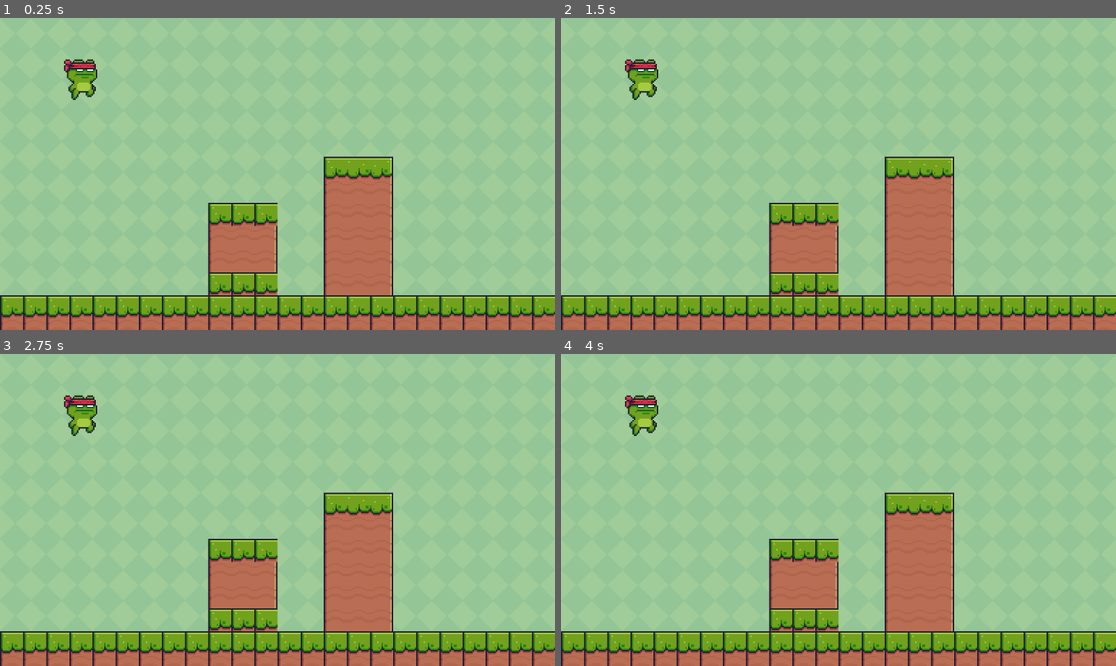
Above: before the commit, frames 1-4 (two rows, left to right).
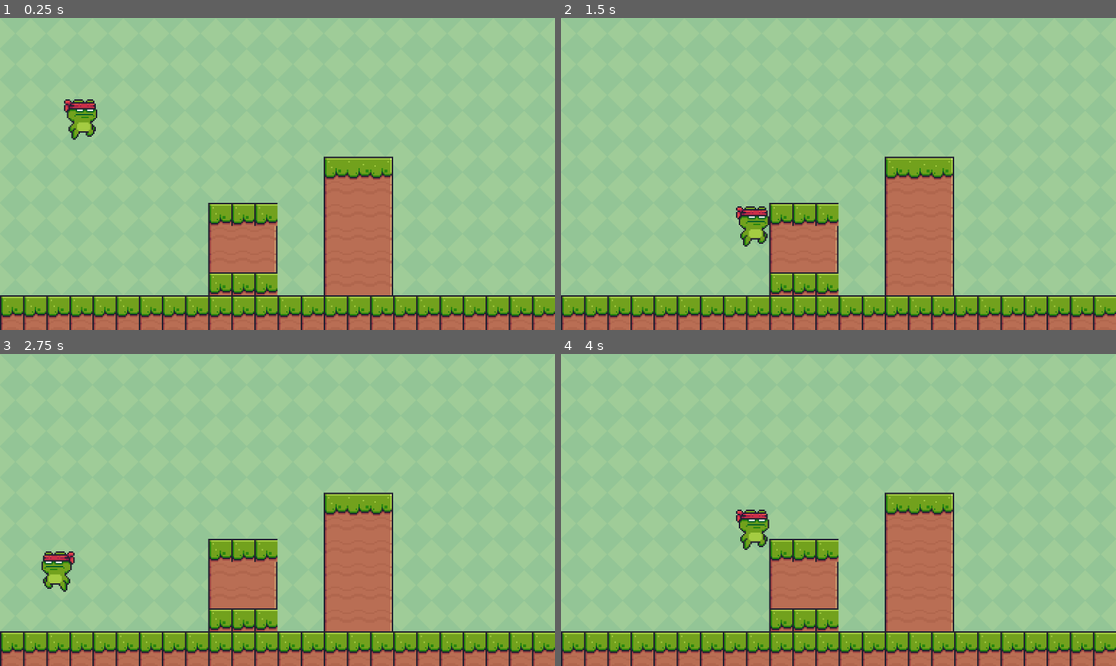
Above: after the commit, the same moments.

Repository: mrgolubeff/2D-Platformer-Game
Game: Godot game, scene res://scenes/main.tscn
The game is run twice, just before and just after one commit, with the same random seed, the same clock (stepped at 60 frames per second) and the same inputs. Before the commit the project has no main scene; this scene is started directly in both runs.
Inputs:
- Up to frame 1 (0.25 s): no input
- Up to frame 2 (1.5 s): tap Enter (ui_accept) at 0.5, 0.6, 0.77, 1.07, 1.35 s; hold Right (ui_right) from 0.53 s (still down)
- Up to frame 3 (2.75 s): tap Enter (ui_accept) at 1.52, 1.82, 2.1 s; release Right (ui_right) at 2.03 s; hold Left (ui_left) from 2.03 s (still down)
- Up to frame 4 (4 s): release Left (ui_left) at 2.78 s; hold Right (ui_right) from 2.78 s (still down); tap Enter (ui_accept) at 2.85, 3.02, 3.32, 3.6, 3.77 s

The runs differ from the first frame. In frame 1, 1.2% of the frame differs, in the area x 11-18%, y 13-40%; in frame 2, 1.2%; in frame 3, 1.2%, in the area x 7-18%, y 13-77%; in frame 4, 1.2%.

Commit message:
Add character movement and animations

Diff:
--- a/project.godot
+++ b/project.godot
@@ -11,8 +11,13 @@
 [application]
 
 config/name="2D Platformer Game"
+run/main_scene="res://scenes/main.tscn"
 config/features=PackedStringArray("4.2", "Mobile")
 config/icon="res://icon.svg"
+
+[physics]
+
+2d/default_gravity=2500.0
 
 [rendering]
 
--- a/scenes/main.tscn
+++ b/scenes/main.tscn
@@ -7,151 +7,452 @@
 [sub_resource type="TileSetAtlasSource" id="TileSetAtlasSource_pdvet"]
 texture = ExtResource("2_ftpgt")
 0:0/0 = 0
+0:0/0/physics_layer_0/linear_velocity = Vector2(0, 0)
+0:0/0/physics_layer_0/angular_velocity = 0.0
 1:0/0 = 0
+1:0/0/physics_layer_0/linear_velocity = Vector2(0, 0)
+1:0/0/physics_layer_0/angular_velocity = 0.0
 2:0/0 = 0
+2:0/0/physics_layer_0/linear_velocity = Vector2(0, 0)
+2:0/0/physics_layer_0/angular_velocity = 0.0
 3:0/0 = 0
+3:0/0/physics_layer_0/linear_velocity = Vector2(0, 0)
+3:0/0/physics_layer_0/angular_velocity = 0.0
 4:0/0 = 0
+4:0/0/physics_layer_0/linear_velocity = Vector2(0, 0)
+4:0/0/physics_layer_0/angular_velocity = 0.0
 6:0/0 = 0
+6:0/0/physics_layer_0/linear_velocity = Vector2(0, 0)
+6:0/0/physics_layer_0/angular_velocity = 0.0
+6:0/0/physics_layer_0/polygon_0/points = PackedVector2Array(-8, -8, 8, -8, 8, 8, -8, 8)
 7:0/0 = 0
+7:0/0/physics_layer_0/linear_velocity = Vector2(0, 0)
+7:0/0/physics_layer_0/angular_velocity = 0.0
+7:0/0/physics_layer_0/polygon_0/points = PackedVector2Array(-8, -8, 8, -8, 8, 8, -8, 8)
 8:0/0 = 0
+8:0/0/physics_layer_0/linear_velocity = Vector2(0, 0)
+8:0/0/physics_layer_0/angular_velocity = 0.0
+8:0/0/physics_layer_0/polygon_0/points = PackedVector2Array(-8, -8, 8, -8, 8, 8, -8, 8)
 9:0/0 = 0
+9:0/0/physics_layer_0/linear_velocity = Vector2(0, 0)
+9:0/0/physics_layer_0/angular_velocity = 0.0
 10:0/0 = 0
+10:0/0/physics_layer_0/linear_velocity = Vector2(0, 0)
+10:0/0/physics_layer_0/angular_velocity = 0.0
 12:0/0 = 0
+12:0/0/physics_layer_0/linear_velocity = Vector2(0, 0)
+12:0/0/physics_layer_0/angular_velocity = 0.0
 13:0/0 = 0
+13:0/0/physics_layer_0/linear_velocity = Vector2(0, 0)
+13:0/0/physics_layer_0/angular_velocity = 0.0
 14:0/0 = 0
+14:0/0/physics_layer_0/linear_velocity = Vector2(0, 0)
+14:0/0/physics_layer_0/angular_velocity = 0.0
 15:0/0 = 0
+15:0/0/physics_layer_0/linear_velocity = Vector2(0, 0)
+15:0/0/physics_layer_0/angular_velocity = 0.0
 17:0/0 = 0
+17:0/0/physics_layer_0/linear_velocity = Vector2(0, 0)
+17:0/0/physics_layer_0/angular_velocity = 0.0
 18:0/0 = 0
+18:0/0/physics_layer_0/linear_velocity = Vector2(0, 0)
+18:0/0/physics_layer_0/angular_velocity = 0.0
 19:0/0 = 0
+19:0/0/physics_layer_0/linear_velocity = Vector2(0, 0)
+19:0/0/physics_layer_0/angular_velocity = 0.0
 0:1/0 = 0
+0:1/0/physics_layer_0/linear_velocity = Vector2(0, 0)
+0:1/0/physics_layer_0/angular_velocity = 0.0
 1:1/0 = 0
+1:1/0/physics_layer_0/linear_velocity = Vector2(0, 0)
+1:1/0/physics_layer_0/angular_velocity = 0.0
 2:1/0 = 0
+2:1/0/physics_layer_0/linear_velocity = Vector2(0, 0)
+2:1/0/physics_layer_0/angular_velocity = 0.0
 3:1/0 = 0
+3:1/0/physics_layer_0/linear_velocity = Vector2(0, 0)
+3:1/0/physics_layer_0/angular_velocity = 0.0
 4:1/0 = 0
+4:1/0/physics_layer_0/linear_velocity = Vector2(0, 0)
+4:1/0/physics_layer_0/angular_velocity = 0.0
 6:1/0 = 0
+6:1/0/physics_layer_0/linear_velocity = Vector2(0, 0)
+6:1/0/physics_layer_0/angular_velocity = 0.0
+6:1/0/physics_layer_0/polygon_0/points = PackedVector2Array(-8, -8, 8, -8, 8, 8, -8, 8)
 7:1/0 = 0
+7:1/0/physics_layer_0/linear_velocity = Vector2(0, 0)
+7:1/0/physics_layer_0/angular_velocity = 0.0
+7:1/0/physics_layer_0/polygon_0/points = PackedVector2Array(-8, -8, 8, -8, 8, 8, -8, 8)
 8:1/0 = 0
+8:1/0/physics_layer_0/linear_velocity = Vector2(0, 0)
+8:1/0/physics_layer_0/angular_velocity = 0.0
+8:1/0/physics_layer_0/polygon_0/points = PackedVector2Array(-8, -8, 8, -8, 8, 8, -8, 8)
 9:1/0 = 0
+9:1/0/physics_layer_0/linear_velocity = Vector2(0, 0)
+9:1/0/physics_layer_0/angular_velocity = 0.0
 10:1/0 = 0
+10:1/0/physics_layer_0/linear_velocity = Vector2(0, 0)
+10:1/0/physics_layer_0/angular_velocity = 0.0
 12:1/0 = 0
+12:1/0/physics_layer_0/linear_velocity = Vector2(0, 0)
+12:1/0/physics_layer_0/angular_velocity = 0.0
 13:1/0 = 0
+13:1/0/physics_layer_0/linear_velocity = Vector2(0, 0)
+13:1/0/physics_layer_0/angular_velocity = 0.0
 14:1/0 = 0
+14:1/0/physics_layer_0/linear_velocity = Vector2(0, 0)
+14:1/0/physics_layer_0/angular_velocity = 0.0
 15:1/0 = 0
+15:1/0/physics_layer_0/linear_velocity = Vector2(0, 0)
+15:1/0/physics_layer_0/angular_velocity = 0.0
 17:1/0 = 0
+17:1/0/physics_layer_0/linear_velocity = Vector2(0, 0)
+17:1/0/physics_layer_0/angular_velocity = 0.0
+17:1/0/physics_layer_0/polygon_0/points = PackedVector2Array(-8, -8, 8, -8, 8, 8, -8, 8)
 18:1/0 = 0
+18:1/0/physics_layer_0/linear_velocity = Vector2(0, 0)
+18:1/0/physics_layer_0/angular_velocity = 0.0
+18:1/0/physics_layer_0/polygon_0/points = PackedVector2Array(-8, -8, 8, -8, 8, 8, -8, 8)
 19:1/0 = 0
+19:1/0/physics_layer_0/linear_velocity = Vector2(0, 0)
+19:1/0/physics_layer_0/angular_velocity = 0.0
+19:1/0/physics_layer_0/polygon_0/points = PackedVector2Array(-8, -8, 8, -8, 8, 8, -8, 8)
 0:2/0 = 0
+0:2/0/physics_layer_0/linear_velocity = Vector2(0, 0)
+0:2/0/physics_layer_0/angular_velocity = 0.0
 1:2/0 = 0
+1:2/0/physics_layer_0/linear_velocity = Vector2(0, 0)
+1:2/0/physics_layer_0/angular_velocity = 0.0
 2:2/0 = 0
+2:2/0/physics_layer_0/linear_velocity = Vector2(0, 0)
+2:2/0/physics_layer_0/angular_velocity = 0.0
 6:2/0 = 0
+6:2/0/physics_layer_0/linear_velocity = Vector2(0, 0)
+6:2/0/physics_layer_0/angular_velocity = 0.0
+6:2/0/physics_layer_0/polygon_0/points = PackedVector2Array(-8, -8, 8, -8, 8, 8, -8, 8)
 7:2/0 = 0
+7:2/0/physics_layer_0/linear_velocity = Vector2(0, 0)
+7:2/0/physics_layer_0/angular_velocity = 0.0
+7:2/0/physics_layer_0/polygon_0/points = PackedVector2Array(-8, -8, 8, -8, 8, 8, -8, 8)
 8:2/0 = 0
+8:2/0/physics_layer_0/linear_velocity = Vector2(0, 0)
+8:2/0/physics_layer_0/angular_velocity = 0.0
+8:2/0/physics_layer_0/polygon_0/points = PackedVector2Array(-8, -8, 8, -8, 8, 8, -8, 8)
 13:2/0 = 0
+13:2/0/physics_layer_0/linear_velocity = Vector2(0, 0)
+13:2/0/physics_layer_0/angular_velocity = 0.0
 14:2/0 = 0
+14:2/0/physics_layer_0/linear_velocity = Vector2(0, 0)
+14:2/0/physics_layer_0/angular_velocity = 0.0
 15:2/0 = 0
+15:2/0/physics_layer_0/linear_velocity = Vector2(0, 0)
+15:2/0/physics_layer_0/angular_velocity = 0.0
 17:2/0 = 0
+17:2/0/physics_layer_0/linear_velocity = Vector2(0, 0)
+17:2/0/physics_layer_0/angular_velocity = 0.0
 18:2/0 = 0
+18:2/0/physics_layer_0/linear_velocity = Vector2(0, 0)
+18:2/0/physics_layer_0/angular_velocity = 0.0
 19:2/0 = 0
+19:2/0/physics_layer_0/linear_velocity = Vector2(0, 0)
+19:2/0/physics_layer_0/angular_velocity = 0.0
 0:4/0 = 0
+0:4/0/physics_layer_0/linear_velocity = Vector2(0, 0)
+0:4/0/physics_layer_0/angular_velocity = 0.0
 1:4/0 = 0
+1:4/0/physics_layer_0/linear_velocity = Vector2(0, 0)
+1:4/0/physics_layer_0/angular_velocity = 0.0
 2:4/0 = 0
+2:4/0/physics_layer_0/linear_velocity = Vector2(0, 0)
+2:4/0/physics_layer_0/angular_velocity = 0.0
 3:4/0 = 0
+3:4/0/physics_layer_0/linear_velocity = Vector2(0, 0)
+3:4/0/physics_layer_0/angular_velocity = 0.0
 4:4/0 = 0
+4:4/0/physics_layer_0/linear_velocity = Vector2(0, 0)
+4:4/0/physics_layer_0/angular_velocity = 0.0
 6:4/0 = 0
+6:4/0/physics_layer_0/linear_velocity = Vector2(0, 0)
+6:4/0/physics_layer_0/angular_velocity = 0.0
 7:4/0 = 0
+7:4/0/physics_layer_0/linear_velocity = Vector2(0, 0)
+7:4/0/physics_layer_0/angular_velocity = 0.0
 8:4/0 = 0
+8:4/0/physics_layer_0/linear_velocity = Vector2(0, 0)
+8:4/0/physics_layer_0/angular_velocity = 0.0
 9:4/0 = 0
+9:4/0/physics_layer_0/linear_velocity = Vector2(0, 0)
+9:4/0/physics_layer_0/angular_velocity = 0.0
 10:4/0 = 0
+10:4/0/physics_layer_0/linear_velocity = Vector2(0, 0)
+10:4/0/physics_layer_0/angular_velocity = 0.0
 12:4/0 = 0
+12:4/0/physics_layer_0/linear_velocity = Vector2(0, 0)
+12:4/0/physics_layer_0/angular_velocity = 0.0
 13:4/0 = 0
+13:4/0/physics_layer_0/linear_velocity = Vector2(0, 0)
+13:4/0/physics_layer_0/angular_velocity = 0.0
 14:4/0 = 0
+14:4/0/physics_layer_0/linear_velocity = Vector2(0, 0)
+14:4/0/physics_layer_0/angular_velocity = 0.0
 15:4/0 = 0
+15:4/0/physics_layer_0/linear_velocity = Vector2(0, 0)
+15:4/0/physics_layer_0/angular_velocity = 0.0
 17:4/0 = 0
+17:4/0/physics_layer_0/linear_velocity = Vector2(0, 0)
+17:4/0/physics_layer_0/angular_velocity = 0.0
 18:4/0 = 0
+18:4/0/physics_layer_0/linear_velocity = Vector2(0, 0)
+18:4/0/physics_layer_0/angular_velocity = 0.0
 19:4/0 = 0
+19:4/0/physics_layer_0/linear_velocity = Vector2(0, 0)
+19:4/0/physics_layer_0/angular_velocity = 0.0
 20:4/0 = 0
+20:4/0/physics_layer_0/linear_velocity = Vector2(0, 0)
+20:4/0/physics_layer_0/angular_velocity = 0.0
 21:4/0 = 0
+21:4/0/physics_layer_0/linear_velocity = Vector2(0, 0)
+21:4/0/physics_layer_0/angular_velocity = 0.0
 0:5/0 = 0
+0:5/0/physics_layer_0/linear_velocity = Vector2(0, 0)
+0:5/0/physics_layer_0/angular_velocity = 0.0
 1:5/0 = 0
+1:5/0/physics_layer_0/linear_velocity = Vector2(0, 0)
+1:5/0/physics_layer_0/angular_velocity = 0.0
 2:5/0 = 0
+2:5/0/physics_layer_0/linear_velocity = Vector2(0, 0)
+2:5/0/physics_layer_0/angular_velocity = 0.0
 3:5/0 = 0
+3:5/0/physics_layer_0/linear_velocity = Vector2(0, 0)
+3:5/0/physics_layer_0/angular_velocity = 0.0
 4:5/0 = 0
+4:5/0/physics_layer_0/linear_velocity = Vector2(0, 0)
+4:5/0/physics_layer_0/angular_velocity = 0.0
 6:5/0 = 0
+6:5/0/physics_layer_0/linear_velocity = Vector2(0, 0)
+6:5/0/physics_layer_0/angular_velocity = 0.0
 7:5/0 = 0
+7:5/0/physics_layer_0/linear_velocity = Vector2(0, 0)
+7:5/0/physics_layer_0/angular_velocity = 0.0
 8:5/0 = 0
+8:5/0/physics_layer_0/linear_velocity = Vector2(0, 0)
+8:5/0/physics_layer_0/angular_velocity = 0.0
 9:5/0 = 0
+9:5/0/physics_layer_0/linear_velocity = Vector2(0, 0)
+9:5/0/physics_layer_0/angular_velocity = 0.0
 10:5/0 = 0
+10:5/0/physics_layer_0/linear_velocity = Vector2(0, 0)
+10:5/0/physics_layer_0/angular_velocity = 0.0
 12:5/0 = 0
+12:5/0/physics_layer_0/linear_velocity = Vector2(0, 0)
+12:5/0/physics_layer_0/angular_velocity = 0.0
 13:5/0 = 0
+13:5/0/physics_layer_0/linear_velocity = Vector2(0, 0)
+13:5/0/physics_layer_0/angular_velocity = 0.0
 14:5/0 = 0
+14:5/0/physics_layer_0/linear_velocity = Vector2(0, 0)
+14:5/0/physics_layer_0/angular_velocity = 0.0
 15:5/0 = 0
+15:5/0/physics_layer_0/linear_velocity = Vector2(0, 0)
+15:5/0/physics_layer_0/angular_velocity = 0.0
 17:5/0 = 0
+17:5/0/physics_layer_0/linear_velocity = Vector2(0, 0)
+17:5/0/physics_layer_0/angular_velocity = 0.0
 18:5/0 = 0
+18:5/0/physics_layer_0/linear_velocity = Vector2(0, 0)
+18:5/0/physics_layer_0/angular_velocity = 0.0
 19:5/0 = 0
+19:5/0/physics_layer_0/linear_velocity = Vector2(0, 0)
+19:5/0/physics_layer_0/angular_velocity = 0.0
 20:5/0 = 0
+20:5/0/physics_layer_0/linear_velocity = Vector2(0, 0)
+20:5/0/physics_layer_0/angular_velocity = 0.0
 21:5/0 = 0
+21:5/0/physics_layer_0/linear_velocity = Vector2(0, 0)
+21:5/0/physics_layer_0/angular_velocity = 0.0
 0:6/0 = 0
+0:6/0/physics_layer_0/linear_velocity = Vector2(0, 0)
+0:6/0/physics_layer_0/angular_velocity = 0.0
 1:6/0 = 0
+1:6/0/physics_layer_0/linear_velocity = Vector2(0, 0)
+1:6/0/physics_layer_0/angular_velocity = 0.0
 2:6/0 = 0
+2:6/0/physics_layer_0/linear_velocity = Vector2(0, 0)
+2:6/0/physics_layer_0/angular_velocity = 0.0
 6:6/0 = 0
+6:6/0/physics_layer_0/linear_velocity = Vector2(0, 0)
+6:6/0/physics_layer_0/angular_velocity = 0.0
 7:6/0 = 0
+7:6/0/physics_layer_0/linear_velocity = Vector2(0, 0)
+7:6/0/physics_layer_0/angular_velocity = 0.0
 8:6/0 = 0
+8:6/0/physics_layer_0/linear_velocity = Vector2(0, 0)
+8:6/0/physics_layer_0/angular_velocity = 0.0
 13:6/0 = 0
+13:6/0/physics_layer_0/linear_velocity = Vector2(0, 0)
+13:6/0/physics_layer_0/angular_velocity = 0.0
 14:6/0 = 0
+14:6/0/physics_layer_0/linear_velocity = Vector2(0, 0)
+14:6/0/physics_layer_0/angular_velocity = 0.0
 15:6/0 = 0
+15:6/0/physics_layer_0/linear_velocity = Vector2(0, 0)
+15:6/0/physics_layer_0/angular_velocity = 0.0
 17:6/0 = 0
+17:6/0/physics_layer_0/linear_velocity = Vector2(0, 0)
+17:6/0/physics_layer_0/angular_velocity = 0.0
 18:6/0 = 0
+18:6/0/physics_layer_0/linear_velocity = Vector2(0, 0)
+18:6/0/physics_layer_0/angular_velocity = 0.0
 19:6/0 = 0
+19:6/0/physics_layer_0/linear_velocity = Vector2(0, 0)
+19:6/0/physics_layer_0/angular_velocity = 0.0
 0:8/0 = 0
+0:8/0/physics_layer_0/linear_velocity = Vector2(0, 0)
+0:8/0/physics_layer_0/angular_velocity = 0.0
 1:8/0 = 0
+1:8/0/physics_layer_0/linear_velocity = Vector2(0, 0)
+1:8/0/physics_layer_0/angular_velocity = 0.0
 2:8/0 = 0
+2:8/0/physics_layer_0/linear_velocity = Vector2(0, 0)
+2:8/0/physics_layer_0/angular_velocity = 0.0
 3:8/0 = 0
+3:8/0/physics_layer_0/linear_velocity = Vector2(0, 0)
+3:8/0/physics_layer_0/angular_velocity = 0.0
 4:8/0 = 0
+4:8/0/physics_layer_0/linear_velocity = Vector2(0, 0)
+4:8/0/physics_layer_0/angular_velocity = 0.0
 6:8/0 = 0
+6:8/0/physics_layer_0/linear_velocity = Vector2(0, 0)
+6:8/0/physics_layer_0/angular_velocity = 0.0
 7:8/0 = 0
+7:8/0/physics_layer_0/linear_velocity = Vector2(0, 0)
+7:8/0/physics_layer_0/angular_velocity = 0.0
 8:8/0 = 0
+8:8/0/physics_layer_0/linear_velocity = Vector2(0, 0)
+8:8/0/physics_layer_0/angular_velocity = 0.0
 9:8/0 = 0
+9:8/0/physics_layer_0/linear_velocity = Vector2(0, 0)
+9:8/0/physics_layer_0/angular_velocity = 0.0
 10:8/0 = 0
+10:8/0/physics_layer_0/linear_velocity = Vector2(0, 0)
+10:8/0/physics_layer_0/angular_velocity = 0.0
 12:8/0 = 0
+12:8/0/physics_layer_0/linear_velocity = Vector2(0, 0)
+12:8/0/physics_layer_0/angular_velocity = 0.0
 13:8/0 = 0
+13:8/0/physics_layer_0/linear_velocity = Vector2(0, 0)
+13:8/0/physics_layer_0/angular_velocity = 0.0
 14:8/0 = 0
+14:8/0/physics_layer_0/linear_velocity = Vector2(0, 0)
+14:8/0/physics_layer_0/angular_velocity = 0.0
 15:8/0 = 0
+15:8/0/physics_layer_0/linear_velocity = Vector2(0, 0)
+15:8/0/physics_layer_0/angular_velocity = 0.0
 17:8/0 = 0
+17:8/0/physics_layer_0/linear_velocity = Vector2(0, 0)
+17:8/0/physics_layer_0/angular_velocity = 0.0
 18:8/0 = 0
+18:8/0/physics_layer_0/linear_velocity = Vector2(0, 0)
+18:8/0/physics_layer_0/angular_velocity = 0.0
 19:8/0 = 0
+19:8/0/physics_layer_0/linear_velocity = Vector2(0, 0)
+19:8/0/physics_layer_0/angular_velocity = 0.0
 20:8/0 = 0
+20:8/0/physics_layer_0/linear_velocity = Vector2(0, 0)
+20:8/0/physics_layer_0/angular_velocity = 0.0
 0:9/0 = 0
+0:9/0/physics_layer_0/linear_velocity = Vector2(0, 0)
+0:9/0/physics_layer_0/angular_velocity = 0.0
 1:9/0 = 0
+1:9/0/physics_layer_0/linear_velocity = Vector2(0, 0)
+1:9/0/physics_layer_0/angular_velocity = 0.0
 2:9/0 = 0
+2:9/0/physics_layer_0/linear_velocity = Vector2(0, 0)
+2:9/0/physics_layer_0/angular_velocity = 0.0
 3:9/0 = 0
+3:9/0/physics_layer_0/linear_velocity = Vector2(0, 0)
+3:9/0/physics_layer_0/angular_velocity = 0.0
 4:9/0 = 0
+4:9/0/physics_layer_0/linear_velocity = Vector2(0, 0)
+4:9/0/physics_layer_0/angular_velocity = 0.0
 6:9/0 = 0
+6:9/0/physics_layer_0/linear_velocity = Vector2(0, 0)
+6:9/0/physics_layer_0/angular_velocity = 0.0
 7:9/0 = 0
+7:9/0/physics_layer_0/linear_velocity = Vector2(0, 0)
+7:9/0/physics_layer_0/angular_velocity = 0.0
 8:9/0 = 0
+8:9/0/physics_layer_0/linear_velocity = Vector2(0, 0)
+8:9/0/physics_layer_0/angular_velocity = 0.0
 9:9/0 = 0
+9:9/0/physics_layer_0/linear_velocity = Vector2(0, 0)
+9:9/0/physics_layer_0/angular_velocity = 0.0
 10:9/0 = 0
+10:9/0/physics_layer_0/linear_velocity = Vector2(0, 0)
+10:9/0/physics_layer_0/angular_velocity = 0.0
 12:9/0 = 0
+12:9/0/physics_layer_0/linear_velocity = Vector2(0, 0)
+12:9/0/physics_layer_0/angular_velocity = 0.0
 13:9/0 = 0
+13:9/0/physics_layer_0/linear_velocity = Vector2(0, 0)
+13:9/0/physics_layer_0/angular_velocity = 0.0
 14:9/0 = 0
+14:9/0/physics_layer_0/linear_velocity = Vector2(0, 0)
+14:9/0/physics_layer_0/angular_velocity = 0.0
 15:9/0 = 0
+15:9/0/physics_layer_0/linear_velocity = Vector2(0, 0)
+15:9/0/physics_layer_0/angular_velocity = 0.0
 17:9/0 = 0
+17:9/0/physics_layer_0/linear_velocity = Vector2(0, 0)
+17:9/0/physics_layer_0/angular_velocity = 0.0
 18:9/0 = 0
+18:9/0/physics_layer_0/linear_velocity = Vector2(0, 0)
+18:9/0/physics_layer_0/angular_velocity = 0.0
 19:9/0 = 0
+19:9/0/physics_layer_0/linear_velocity = Vector2(0, 0)
+19:9/0/physics_layer_0/angular_velocity = 0.0
 20:9/0 = 0
+20:9/0/physics_layer_0/linear_velocity = Vector2(0, 0)
+20:9/0/physics_layer_0/angular_velocity = 0.0
 0:10/0 = 0
+0:10/0/physics_layer_0/linear_velocity = Vector2(0, 0)
+0:10/0/physics_layer_0/angular_velocity = 0.0
 1:10/0 = 0
+1:10/0/physics_layer_0/linear_velocity = Vector2(0, 0)
+1:10/0/physics_layer_0/angular_velocity = 0.0
 2:10/0 = 0
+2:10/0/physics_layer_0/linear_velocity = Vector2(0, 0)
+2:10/0/physics_layer_0/angular_velocity = 0.0
 6:10/0 = 0
+6:10/0/physics_layer_0/linear_velocity = Vector2(0, 0)
+6:10/0/physics_layer_0/angular_velocity = 0.0
 7:10/0 = 0
+7:10/0/physics_layer_0/linear_velocity = Vector2(0, 0)
+7:10/0/physics_layer_0/angular_velocity = 0.0
 8:10/0 = 0
+8:10/0/physics_layer_0/linear_velocity = Vector2(0, 0)
+8:10/0/physics_layer_0/angular_velocity = 0.0
 13:10/0 = 0
+13:10/0/physics_layer_0/linear_velocity = Vector2(0, 0)
+13:10/0/physics_layer_0/angular_velocity = 0.0
 14:10/0 = 0
+14:10/0/physics_layer_0/linear_velocity = Vector2(0, 0)
+14:10/0/physics_layer_0/angular_velocity = 0.0
 15:10/0 = 0
+15:10/0/physics_layer_0/linear_velocity = Vector2(0, 0)
+15:10/0/physics_layer_0/angular_velocity = 0.0
 18:10/0 = 0
+18:10/0/physics_layer_0/linear_velocity = Vector2(0, 0)
+18:10/0/physics_layer_0/angular_velocity = 0.0
 19:10/0 = 0
+19:10/0/physics_layer_0/linear_velocity = Vector2(0, 0)
+19:10/0/physics_layer_0/angular_velocity = 0.0
 20:10/0 = 0
+20:10/0/physics_layer_0/linear_velocity = Vector2(0, 0)
+20:10/0/physics_layer_0/angular_velocity = 0.0
 
 [sub_resource type="TileSet" id="TileSet_h6q1r"]
+physics_layer_0/collision_layer = 1
 sources/0 = SubResource("TileSetAtlasSource_pdvet")
 
 [node name="Node" type="Node"]
--- /dev/null
+++ b/scenes/main_character.gd
@@ -0,0 +1,39 @@
+extends CharacterBody2D
+
+
+const SPEED = 400.0
+const JUMP_VELOCITY = -900.0
+@onready var sprite_2d = $Sprite2D
+
+# Get the gravity from the project settings to be synced with RigidBody nodes.
+var gravity = ProjectSettings.get_setting("physics/2d/default_gravity")
+
+
+func _physics_process(delta):
+	# Animations
+	if (velocity.x > 1 || velocity.x < -1):
+		sprite_2d.animation = "running"
+	else:
+		sprite_2d.animation = "default"
+
+	# Add the gravity.
+	if not is_on_floor():
+		velocity.y += gravity * delta
+		sprite_2d.animation = "jumping"
+
+	# Handle jump.
+	if Input.is_action_just_pressed("ui_accept") and is_on_floor():
+		velocity.y = JUMP_VELOCITY
+
+	# Get the input direction and handle the movement/deceleration.
+	# As good practice, you should replace UI actions with custom gameplay actions.
+	var direction = Input.get_axis("ui_left", "ui_right")
+	if direction:
+		velocity.x = direction * SPEED
+	else:
+		velocity.x = move_toward(velocity.x, 0, 15)
+
+	move_and_slide()
+
+	var isLeft = velocity.x < 0
+	sprite_2d.flip_h = isLeft
--- a/scenes/main_character.tscn
+++ b/scenes/main_character.tscn
@@ -1,17 +1,205 @@
-[gd_scene load_steps=3 format=3 uid="uid://tmhypi6mcp7k"]
-
+[gd_scene load_steps=30 format=3 uid="uid://tmhypi6mcp7k"]
+
+[ext_resource type="Script" path="res://scenes/main_character.gd" id="1_00wr5"]
 [ext_resource type="Texture2D" uid="uid://cel5g7fabiauh" path="res://assets/Main Characters/Ninja Frog/Jump (32x32).png" id="1_ufase"]
+[ext_resource type="Texture2D" uid="uid://h3l1062lvf47" path="res://assets/Main Characters/Ninja Frog/Idle (32x32).png" id="2_v4qaw"]
+[ext_resource type="Texture2D" uid="uid://brduejyjhj8f7" path="res://assets/Main Characters/Ninja Frog/Run (32x32).png" id="4_074dw"]
+
+[sub_resource type="AtlasTexture" id="AtlasTexture_q70sn"]
+atlas = ExtResource("2_v4qaw")
+region = Rect2(0, 0, 32, 32)
+
+[sub_resource type="AtlasTexture" id="AtlasTexture_hri3p"]
+atlas = ExtResource("2_v4qaw")
+region = Rect2(32, 0, 32, 32)
+
+[sub_resource type="AtlasTexture" id="AtlasTexture_qc2ul"]
+atlas = ExtResource("2_v4qaw")
+region = Rect2(64, 0, 32, 32)
+
+[sub_resource type="AtlasTexture" id="AtlasTexture_ebxjs"]
+atlas = ExtResource("2_v4qaw")
+region = Rect2(96, 0, 32, 32)
+
+[sub_resource type="AtlasTexture" id="AtlasTexture_38oru"]
+atlas = ExtResource("2_v4qaw")
+region = Rect2(128, 0, 32, 32)
+
+[sub_resource type="AtlasTexture" id="AtlasTexture_dtjhl"]
+atlas = ExtResource("2_v4qaw")
+region = Rect2(160, 0, 32, 32)
+
+[sub_resource type="AtlasTexture" id="AtlasTexture_g0r54"]
+atlas = ExtResource("2_v4qaw")
+region = Rect2(192, 0, 32, 32)
+
+[sub_resource type="AtlasTexture" id="AtlasTexture_6r484"]
+atlas = ExtResource("2_v4qaw")
+region = Rect2(224, 0, 32, 32)
+
+[sub_resource type="AtlasTexture" id="AtlasTexture_j46fh"]
+atlas = ExtResource("2_v4qaw")
+region = Rect2(256, 0, 32, 32)
+
+[sub_resource type="AtlasTexture" id="AtlasTexture_y51su"]
+atlas = ExtResource("2_v4qaw")
+region = Rect2(288, 0, 32, 32)
+
+[sub_resource type="AtlasTexture" id="AtlasTexture_ikfad"]
+atlas = ExtResource("2_v4qaw")
+region = Rect2(320, 0, 32, 32)
+
+[sub_resource type="AtlasTexture" id="AtlasTexture_jm3hf"]
+atlas = ExtResource("4_074dw")
+region = Rect2(0, 0, 32, 32)
+
+[sub_resource type="AtlasTexture" id="AtlasTexture_scdrx"]
+atlas = ExtResource("4_074dw")
+region = Rect2(32, 0, 32, 32)
+
+[sub_resource type="AtlasTexture" id="AtlasTexture_x6uy2"]
+atlas = ExtResource("4_074dw")
+region = Rect2(64, 0, 32, 32)
+
+[sub_resource type="AtlasTexture" id="AtlasTexture_pmsfm"]
+atlas = ExtResource("4_074dw")
+region = Rect2(96, 0, 32, 32)
+
+[sub_resource type="AtlasTexture" id="AtlasTexture_cv8jy"]
+atlas = ExtResource("4_074dw")
+region = Rect2(128, 0, 32, 32)
+
+[sub_resource type="AtlasTexture" id="AtlasTexture_ar3n5"]
+atlas = ExtResource("4_074dw")
+region = Rect2(160, 0, 32, 32)
+
+[sub_resource type="AtlasTexture" id="AtlasTexture_5fko5"]
+atlas = ExtResource("4_074dw")
+region = Rect2(192, 0, 32, 32)
+
+[sub_resource type="AtlasTexture" id="AtlasTexture_if5bn"]
+atlas = ExtResource("4_074dw")
+region = Rect2(224, 0, 32, 32)
+
+[sub_resource type="AtlasTexture" id="AtlasTexture_8rysv"]
+atlas = ExtResource("4_074dw")
+region = Rect2(256, 0, 32, 32)
+
+[sub_resource type="AtlasTexture" id="AtlasTexture_loa8m"]
+atlas = ExtResource("4_074dw")
+region = Rect2(288, 0, 32, 32)
+
+[sub_resource type="AtlasTexture" id="AtlasTexture_tmg25"]
+atlas = ExtResource("4_074dw")
+region = Rect2(320, 0, 32, 32)
+
+[sub_resource type="AtlasTexture" id="AtlasTexture_kswy1"]
+atlas = ExtResource("4_074dw")
+region = Rect2(352, 0, 32, 32)
+
+[sub_resource type="SpriteFrames" id="SpriteFrames_fmb4c"]
+animations = [{
+"frames": [{
+"duration": 1.0,
+"texture": SubResource("AtlasTexture_q70sn")
+}, {
+"duration": 1.0,
+"texture": SubResource("AtlasTexture_hri3p")
+}, {
+"duration": 1.0,
+"texture": SubResource("AtlasTexture_qc2ul")
+}, {
+"duration": 1.0,
+"texture": SubResource("AtlasTexture_ebxjs")
+}, {
+"duration": 1.0,
+"texture": SubResource("AtlasTexture_38oru")
+}, {
+"duration": 1.0,
+"texture": SubResource("AtlasTexture_dtjhl")
+}, {
+"duration": 1.0,
+"texture": SubResource("AtlasTexture_g0r54")
+}, {
+"duration": 1.0,
+"texture": SubResource("AtlasTexture_6r484")
+}, {
+"duration": 1.0,
+"texture": SubResource("AtlasTexture_j46fh")
+}, {
+"duration": 1.0,
+"texture": SubResource("AtlasTexture_y51su")
+}, {
+"duration": 1.0,
+"texture": SubResource("AtlasTexture_ikfad")
+}],
+"loop": true,
+"name": &"default",
+"speed": 24.0
+}, {
+"frames": [{
+"duration": 1.0,
+"texture": ExtResource("1_ufase")
+}],
+"loop": true,
+"name": &"jumping",
+"speed": 5.0
+}, {
+"frames": [{
+"duration": 1.0,
+"texture": SubResource("AtlasTexture_jm3hf")
+}, {
+"duration": 1.0,
+"texture": SubResource("AtlasTexture_scdrx")
+}, {
+"duration": 1.0,
+"texture": SubResource("AtlasTexture_x6uy2")
+}, {
+"duration": 1.0,
+"texture": SubResource("AtlasTexture_pmsfm")
+}, {
+"duration": 1.0,
+"texture": SubResource("AtlasTexture_cv8jy")
+}, {
+"duration": 1.0,
+"texture": SubResource("AtlasTexture_ar3n5")
+}, {
+"duration": 1.0,
+"texture": SubResource("AtlasTexture_5fko5")
+}, {
+"duration": 1.0,
+"texture": SubResource("AtlasTexture_if5bn")
+}, {
+"duration": 1.0,
+"texture": SubResource("AtlasTexture_8rysv")
+}, {
+"duration": 1.0,
+"texture": SubResource("AtlasTexture_loa8m")
+}, {
+"duration": 1.0,
+"texture": SubResource("AtlasTexture_tmg25")
+}, {
+"duration": 1.0,
+"texture": SubResource("AtlasTexture_kswy1")
+}],
+"loop": true,
+"name": &"running",
+"speed": 24.0
+}]
 
 [sub_resource type="RectangleShape2D" id="RectangleShape2D_wwkbj"]
 size = Vector2(69, 84)
 
 [node name="CharacterBody2D" type="CharacterBody2D"]
-
-[node name="Sprite2D" type="Sprite2D" parent="."]
+script = ExtResource("1_00wr5")
+
+[node name="Sprite2D" type="AnimatedSprite2D" parent="."]
 texture_filter = 1
 position = Vector2(36, 36)
 scale = Vector2(3, 3)
-texture = ExtResource("1_ufase")
+sprite_frames = SubResource("SpriteFrames_fmb4c")
+autoplay = "default"
+frame_progress = 0.677087
 
 [node name="CollisionShape2D" type="CollisionShape2D" parent="."]
 position = Vector2(34.5, 42)
